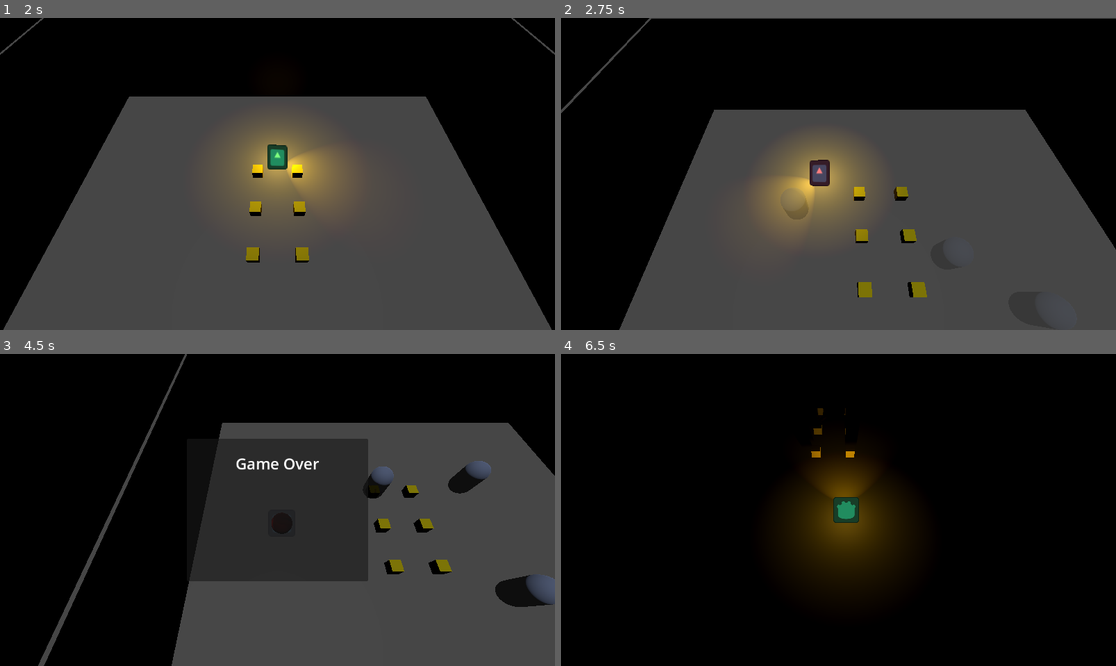
Above: before the commit, frames 1-4 (two rows, left to right).
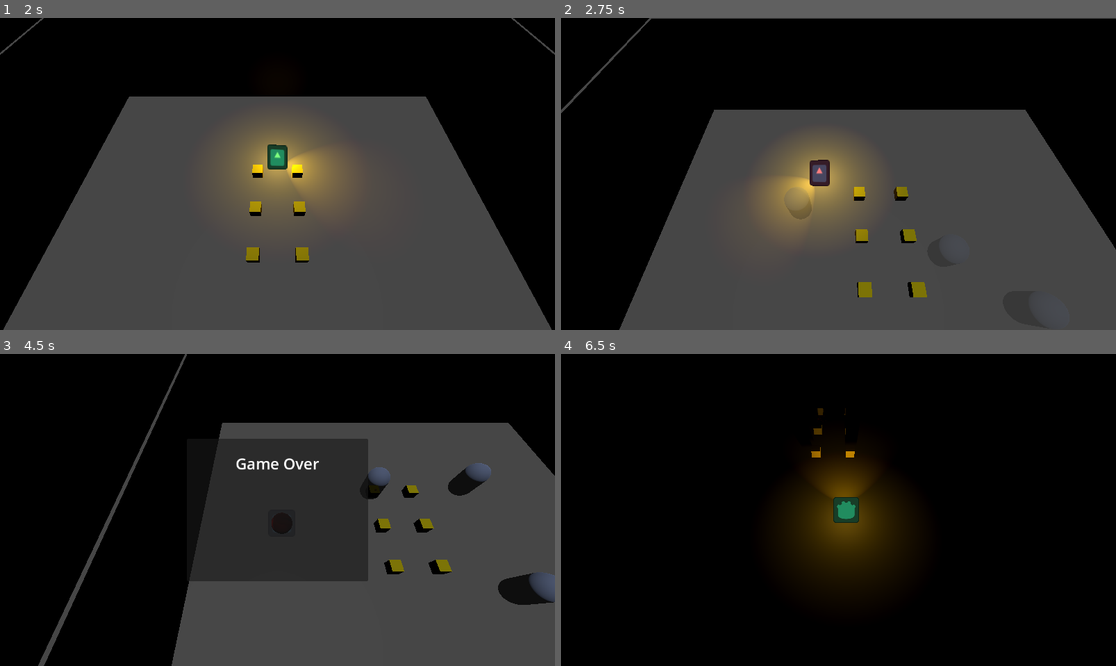
Above: after the commit, the same moments.

Repository: Rusty-Rat-Studios/dead-living-and-dying
Game: Godot game, scene res://test/2.2_ghost_possessable_interaction/2.2_many_ghosts_many_possessables.tscn
The game is run twice, just before and just after one commit, with the same random seed, the same clock (stepped at 60 frames per second) and the same inputs. This scene is started directly instead of the project's main scene. The engine's default icon, where the game draws it, is replaced by a stand-in: a white triangle on a blue panel in a dark square.
Inputs (mouse positions are in pixels of both pictures, inside the frame that each line leads up to):
- Up to frame 1 (2 s): tap Enter at 0.5 s; move the mouse to (249, 236) at 0.52 s; hold Up (ui_up) from 0.53 s (still down); tap E (interact) at 0.6 s; tap Keypad Enter (ui_accept) at 0.77, 1.52 s; move the mouse to (444, 220) at 1.27 s; click (444, 220) at 1.35 s
- Up to frame 2 (2.75 s): move the mouse to (672, 127) at 2.02 s; release Up (ui_up) at 2.03 s; hold Left (ui_left) from 2.03 s (still down); tap Tab at 2.1 s
- Up to frame 3 (4.5 s): move the mouse to (305, 510) at 2.77 s; tap E (interact) at 2.85 s; tap Keypad Enter (ui_accept) at 3.02, 3.77 s; move the mouse to (194, 432) at 3.52 s; release Left (ui_left) at 3.53 s; press the mouse at (194, 432) at 3.53 s; hold Down (ui_down) 3.53-4.28 s; move the mouse to (399, 494) at 4.27 s; release the mouse at (399, 494) at 4.28 s; hold Right (ui_right) from 4.28 s (still down); tap Tab at 4.35 s
- Up to frame 4 (6.5 s): tap Keypad Enter (ui_accept) at 4.52, 5, 5.75, 6.02 s; move the mouse to (727, 525) at 5.02 s; release Right (ui_right) at 5.03 s; hold Up (ui_up) 5.03-5.78 s; tap E (interact) at 5.1 s; move the mouse to (894, 441) at 5.77 s; hold Right (ui_right) from 5.78 s (still down); click (894, 441) at 5.85 s

Frame 1 is identical in both runs. In frame 2, less than 0.1% of the frame differs, in the area x 40-46%, y 55-65%; in frame 3, 0.4%, in the area x 66-100%, y 34-82%; in frame 4, less than 0.1%.

Commit message:
Enforce ghost target_pos to be on y=1 plane

Diff:
--- a/ghost/ghost.gd
+++ b/ghost/ghost.gd
@@ -56,7 +56,10 @@
 
 func move_to_target(delta: float) -> void:
 	var direction: Vector3 = target_pos - global_position
-	var distance_to_target: float = global_position.distance_to(target_pos)
+	# force target_pos onto y=1 plane to ensure ghost can "reach" targets
+	# at different heights - i.e. player which is at a lower height
+	target_pos = Vector3(target_pos.x, 1, target_pos.z)
+	var distance_to_target: float = global_position.distance_squared_to(target_pos)
 
 	if distance_to_target < speed * delta:
 		# set target to ghost position if close enough
